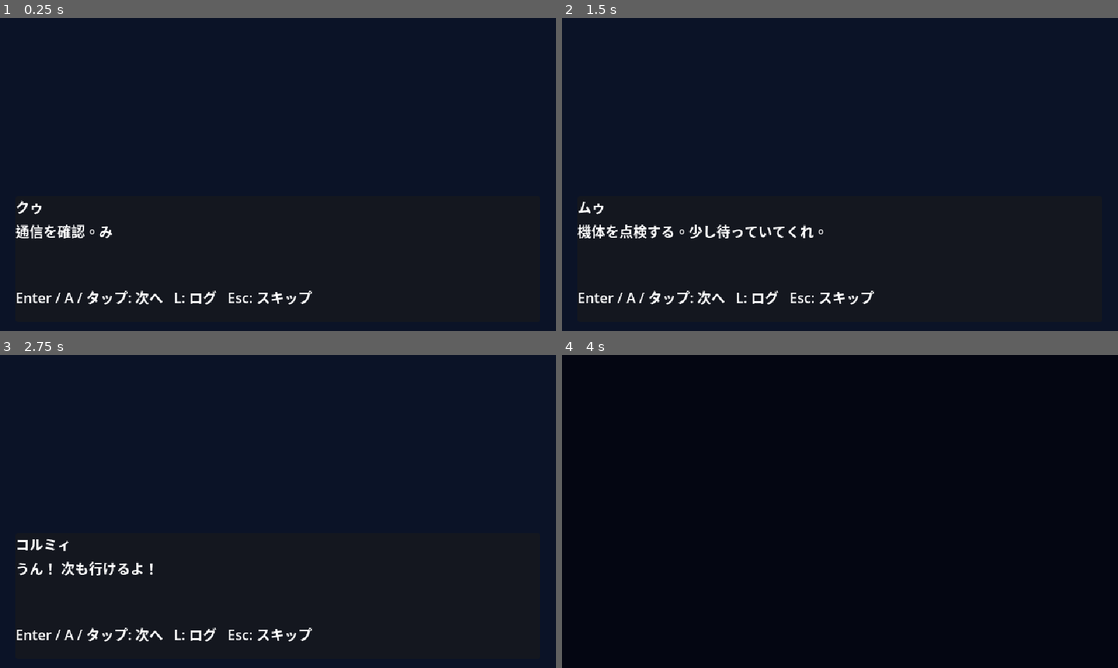
Above: before the commit, frames 1-4 (two rows, left to right).
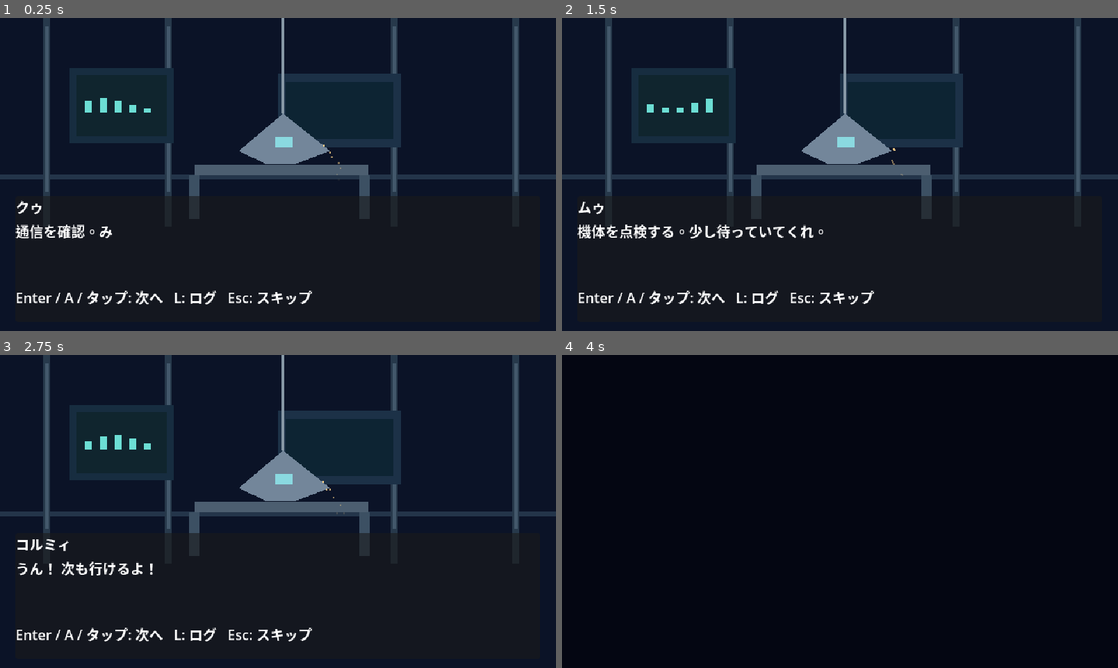
Above: after the commit, the same moments.

Repository: coshimagame/manjusyage
Game: Godot game, scene res://interlude_preview.tscn
Two runs of this game, one before a commit and one after it. Both use one fixed random seed, a clock stepped at 60 frames per second and the inputs below. This scene is started directly instead of the project's main scene.
Inputs (mouse positions are in pixels of both pictures, inside the frame that each line leads up to):
- Up to frame 1 (0.25 s): no input
- Up to frame 2 (1.5 s): tap Enter at 0.5 s; hold Right 0.53-1.28 s; tap M at 0.6 s; click (840, 174) at 0.67 s; tap Space at 0.77 s; move the mouse to (728, 190) at 1.27 s; hold Down from 1.28 s (still down); tap 1 at 1.35 s
- Up to frame 3 (2.75 s): tap Space at 1.52 s; move the mouse to (333, 442) at 2.02 s; release Down at 2.03 s; hold Right from 2.03 s (still down); tap 2 at 2.1 s
- Up to frame 4 (4 s): move the mouse to (812, 574) at 2.77 s; release Right at 2.78 s; hold Up 2.78-3.53 s; tap 3 at 2.85 s; click (812, 574) at 2.92 s; tap Space at 3.02, 3.5, 3.77 s; move the mouse to (1006, 558) at 3.52 s; hold Left from 3.53 s (still down); tap H at 3.6 s

The runs differ from the first frame. In frame 1, 9.3% of the frame differs, in the area x 0-100%, y 0-57%; in frame 2, 9.3%; in frame 3, 9.3%; in frame 4, nothing differs.

Commit message:
Render animated workshop beneath interlude dialogue without replacing approved art

Diff:
--- a/interlude_preview.gd
+++ b/interlude_preview.gd
@@ -20,8 +20,8 @@
 func _ready() -> void:
     set_anchors_and_offsets_preset(Control.PRESET_FULL_RECT)
     mouse_filter = Control.MOUSE_FILTER_STOP
-    var backdrop := ColorRect.new()
-    backdrop.color = Color("#0b1327")
+    var backdrop := Control.new()
+    backdrop.set_script(load("res://interlude_workshop_visual.gd"))
     backdrop.set_anchors_and_offsets_preset(Control.PRESET_FULL_RECT)
     add_child(backdrop)
     var panel := PanelContainer.new()
